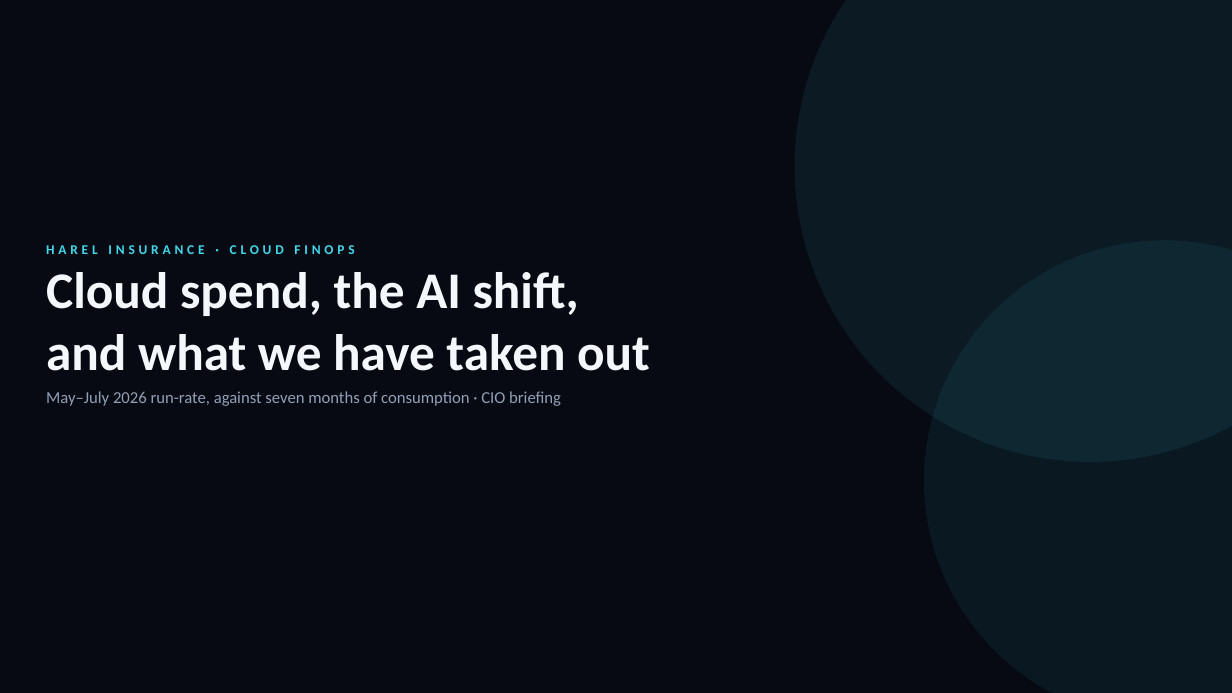
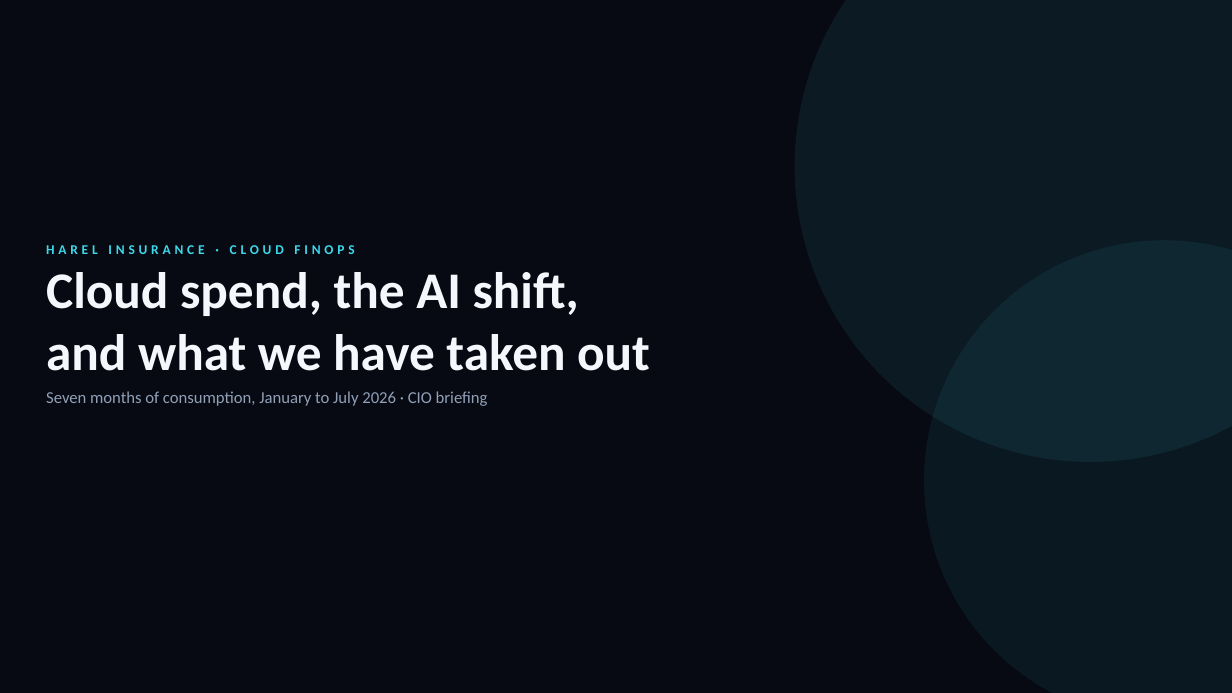
Before and after one commit to arielga5-code/Finops, a slide deck: slide 1 of deck/Harel_Cloud_Cost_CIO_v34.pptx. Drawn at 1232x693 pixels with LibreOffice and Linux fonts; fonts in the diff are those of the drawing. Boxes give left, top, right and bottom in pixels: in the first picture for what was removed or moved away, otherwise in the second. Text is boxed around its words. In the diff, an @@ line names an element or a change of style, - is before the commit and + after.

```diff
--- a/deck/Harel_Cloud_Cost_CIO_v34.pptx
+++ b/deck/Harel_Cloud_Cost_CIO_v34.pptx
@@ text at (46, 391, 488, 406): text changed @@
-May–July 2026 run-rate, against seven months of consumption · CIO briefing
+Seven months of consumption, January to July 2026 · CIO briefing
```
Also in this commit, not shown: 20 other slides changed, 1 slide removed, 2 other files.
